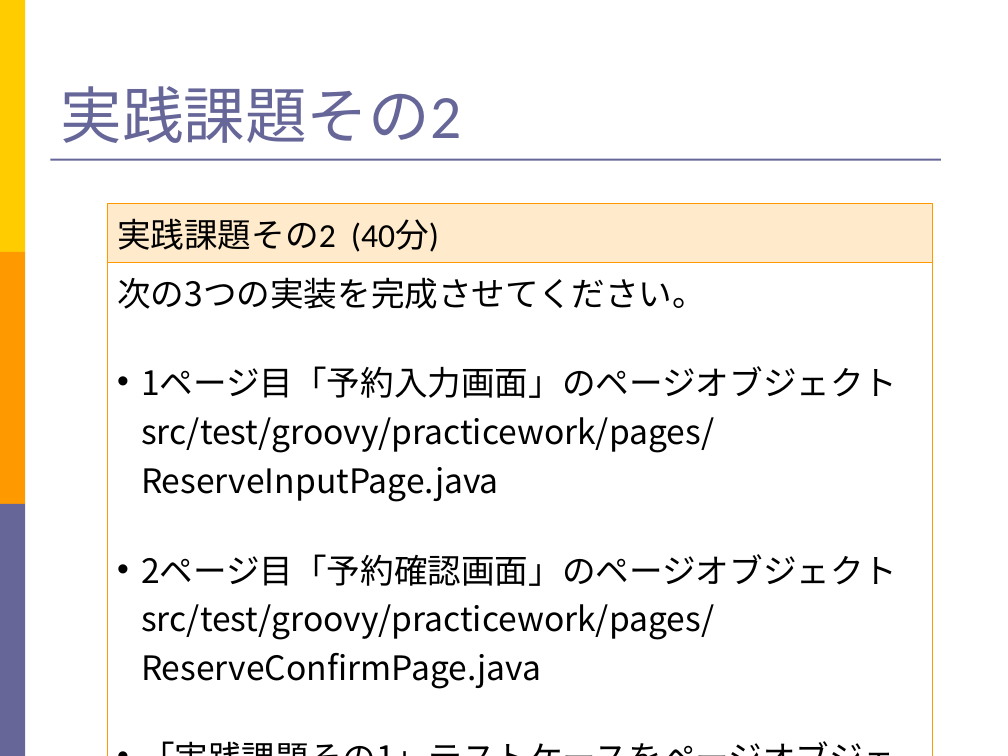
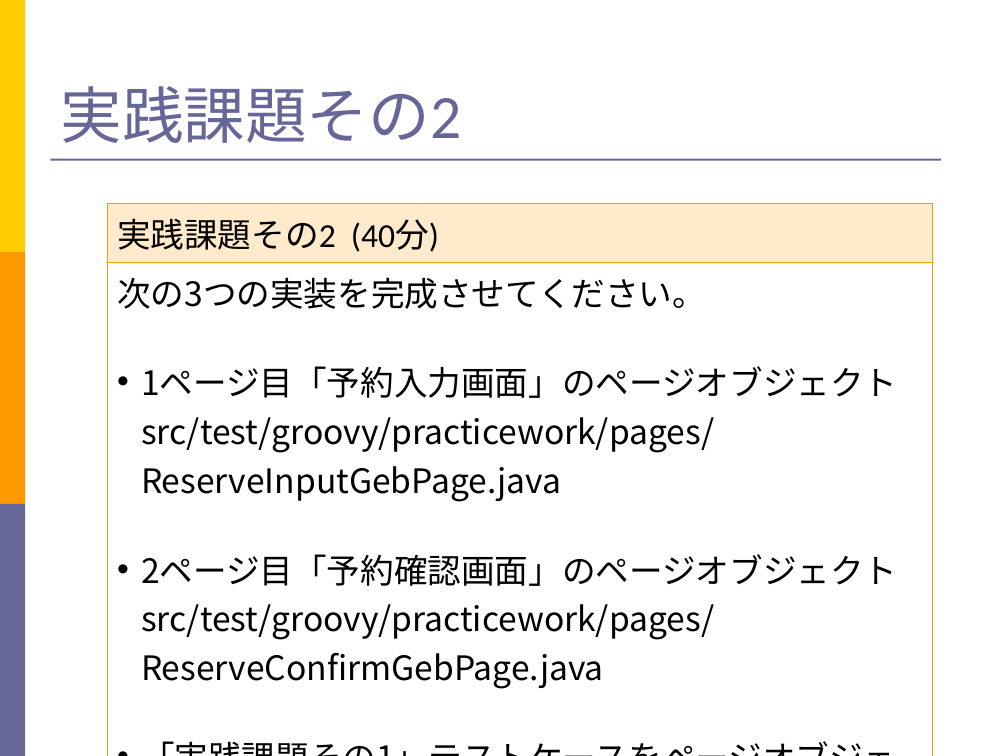
Before and after one commit to takuY-U2/STARHotel, a slide deck: slide 44 of docs/SlideGeb.ppt. Drawn at 1008x756 pixels with LibreOffice and Linux fonts; fonts in the diff are those of the drawing. Boxes give left, top, right and bottom in pixels: in the first picture for what was removed or moved away, otherwise in the second. Text is boxed around its words. In the diff, an @@ line names an element or a change of style, - is before the commit and + after.

```diff
--- a/docs/SlideGeb.ppt
+++ b/docs/SlideGeb.ppt
@@ table at (107,204,932,756) @@
-row 2, column 1: 次の3つの実装を完成させてください。 / 1ページ目「予約入力画面」のページオブジェクトsrc/test/groovy/practicework/pages/ReserveInputPage.java / 2ページ目「予約確認画面」のページオブジェクトsrc/test/groovy/practicework/pages/ReserveConfirmPage.java / 「実践課題その1」テストケースをページオブジェクトで実装し直した、src/test/groovy/practicework/PracticeWork2Spec.groovy
+row 2, column 1: 次の3つの実装を完成させてください。 / 1ページ目「予約入力画面」のページオブジェクトsrc/test/groovy/practicework/pages/ReserveInputGebPage.java / 2ページ目「予約確認画面」のページオブジェクトsrc/test/groovy/practicework/pages/ReserveConfirmGebPage.java / 「実践課題その1」テストケースをページオブジェクトで実装し直した、src/test/groovy/practicework/PracticeWork2Spec.groovy
```
Also in this commit, not shown: 6 other slides changed, 22 other files.
